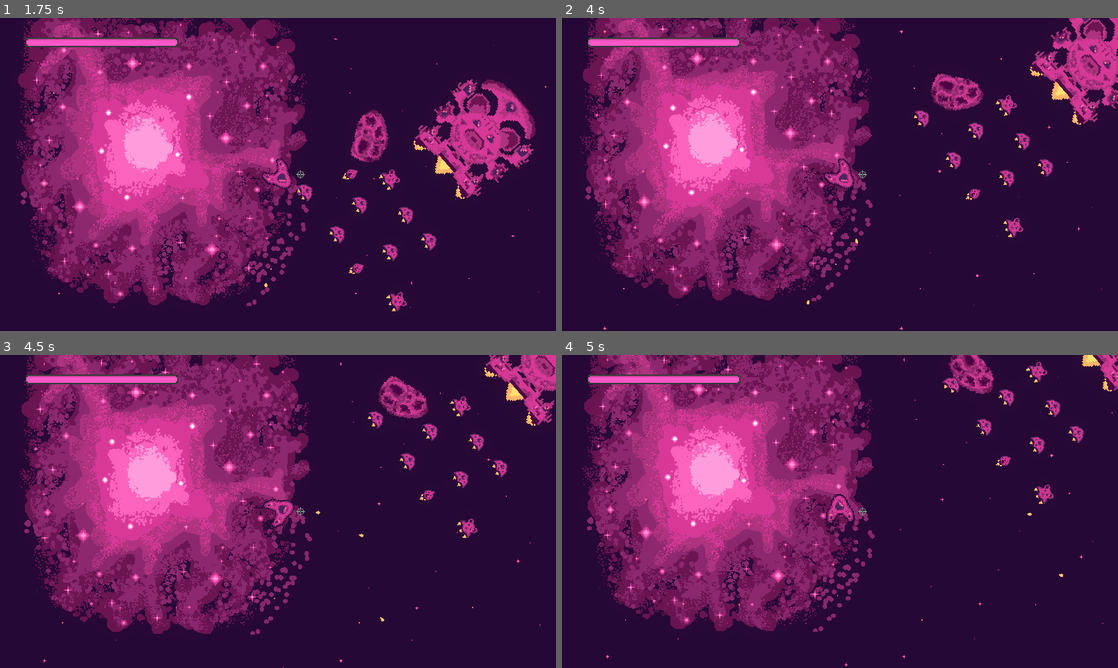
Above: before the commit, frames 1-4 (two rows, left to right).
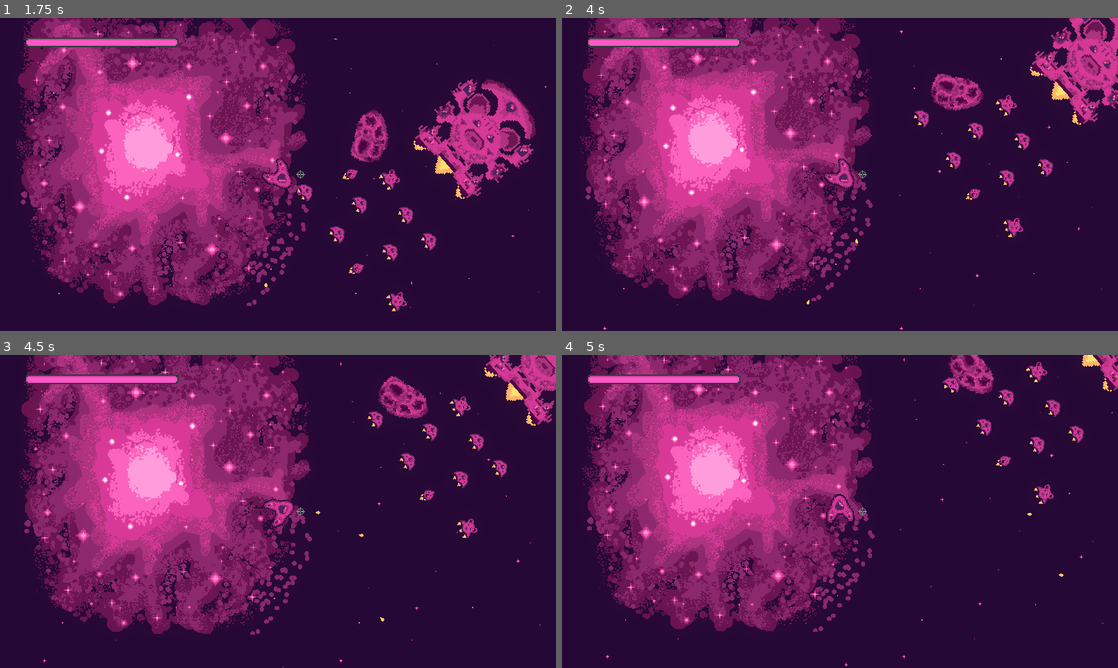
Above: after the commit, the same moments.

Repository: bear-minimum-studio/space-bear
Game: Godot game, scene res://Game.tscn
Two runs of this game, one before a commit and one after it. Both use one fixed random seed, a clock stepped at 60 frames per second and the inputs below.
Inputs:
- Up to frame 1 (1.75 s): hold Right (turn_right) 0.53-1.28 s; tap Down (decelerate) at 0.6 s; hold Left (turn_left) from 1.28 s (still down); tap Space (fire) at 1.35 s
- Up to frame 2 (4 s): release Left (turn_left) at 2.03 s; hold Right (turn_right) 2.03-2.78 s; hold F (turret_fire) 2.03-2.78 s; hold Up (accelerate) 2.78-3.53 s; tap Down (decelerate) at 2.85 s; hold Left (turn_left) from 3.53 s (still down); hold Space (fire) from 3.53 s (still down)
- Up to frame 3 (4.5 s): keep holding Left (turn_left); release Space (fire) at 4.28 s; tap F (turret_fire) at 4.35 s
- Up to frame 4 (5 s): keep holding Left (turn_left)

Frame 1 is identical in both runs. In frame 2, less than 0.1% of the frame differs, in the area x 44-100%, y 1-91%; in frame 3, less than 0.1%, in the area x 49-100%, y 0-85%; in frame 4, less than 0.1%.

Commit message:
fix: apply thrust force without torque

Diff:
--- a/player/Player.gd
+++ b/player/Player.gd
@@ -41,9 +41,9 @@
 	var intensity = Input.get_axis("decelerate", "accelerate")
 	if intensity:
 		var thrust = intensity * THRUST * Vector2.from_angle(rotation)
-		state.apply_force(thrust)
+		state.apply_central_force(thrust)
 		var thrust_friction = - THRUST_FRICTION * linear_velocity
-		state.apply_force(thrust_friction)
+		state.apply_central_force(thrust_friction)
 		flammes.visible = true
 		sfx.play()
 	else:
